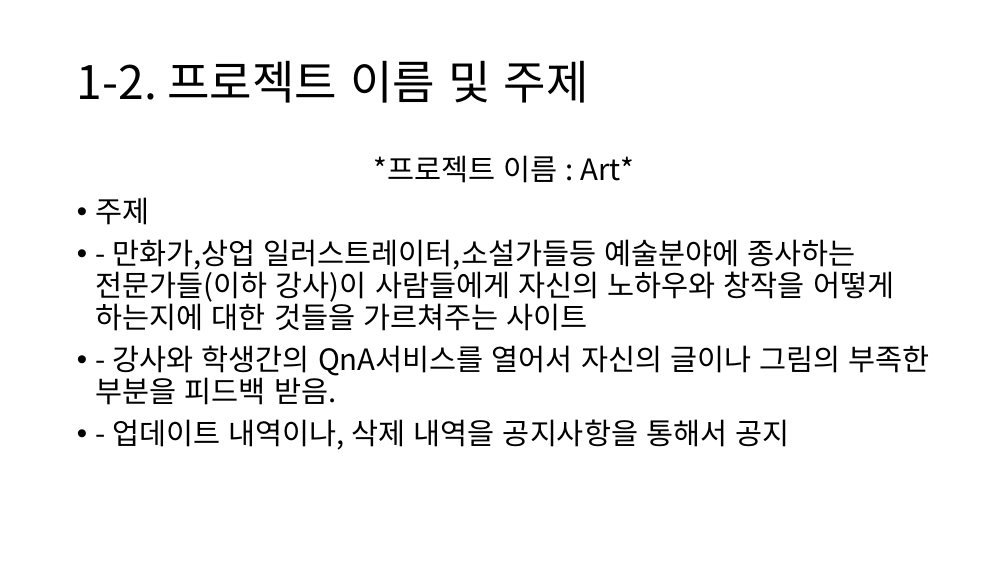
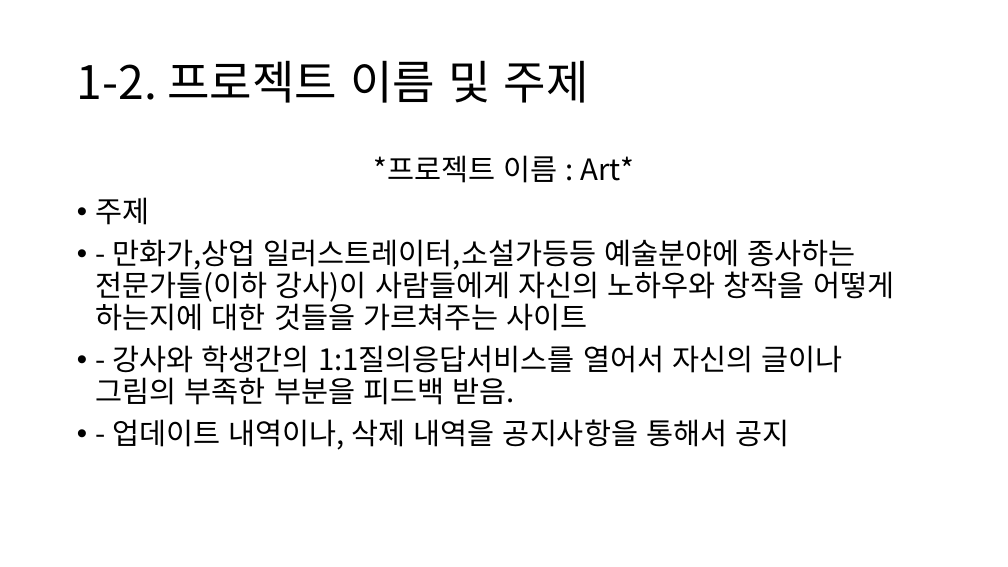
Before and after one commit to choigo1996/discord, a slide deck: slide 5 of 2차 프로젝트/2차 프로젝트.pptx. Drawn at 1008x567 pixels with LibreOffice and Linux fonts; fonts in the diff are those of the drawing. Boxes give left, top, right and bottom in pixels: in the first picture for what was removed or moved away, otherwise in the second. Text is boxed around its words. In the diff, an @@ line names an element or a change of style, - is before the commit and + after.

Commit message:
20231221

```diff
--- a/2차 프로젝트/2차 프로젝트.pptx
+++ b/2차 프로젝트/2차 프로젝트.pptx
@@ text at box(96, 239, 894, 405): text changed @@
-• - 만화가,상업 일러스트레이터,소설가들등 예술분야에 종사하는 전문가들(이하 강사)이 사람들에게 자신의 노하우와 창작을 어떻게 하는지에 대한 것들을 가르쳐주는 사이트
-• - 강사와 학생간의 QnA서비스를 열어서 자신의 글이나 그림의 부족한 부분을 피드백 받음.
+• - 만화가,상업 일러스트레이터,소설가등등 예술분야에 종사하는 전문가들(이하 강사)이 사람들에게 자신의 노하우와 창작을 어떻게 하는지에 대한 것들을 가르쳐주는 사이트
+• - 강사와 학생간의 1:1질의응답서비스를 열어서 자신의 글이나 그림의 부족한 부분을 피드백 받음.
```
Also in this commit, not shown: 1 other slide changed, 14 slides added, 6 slides removed.
